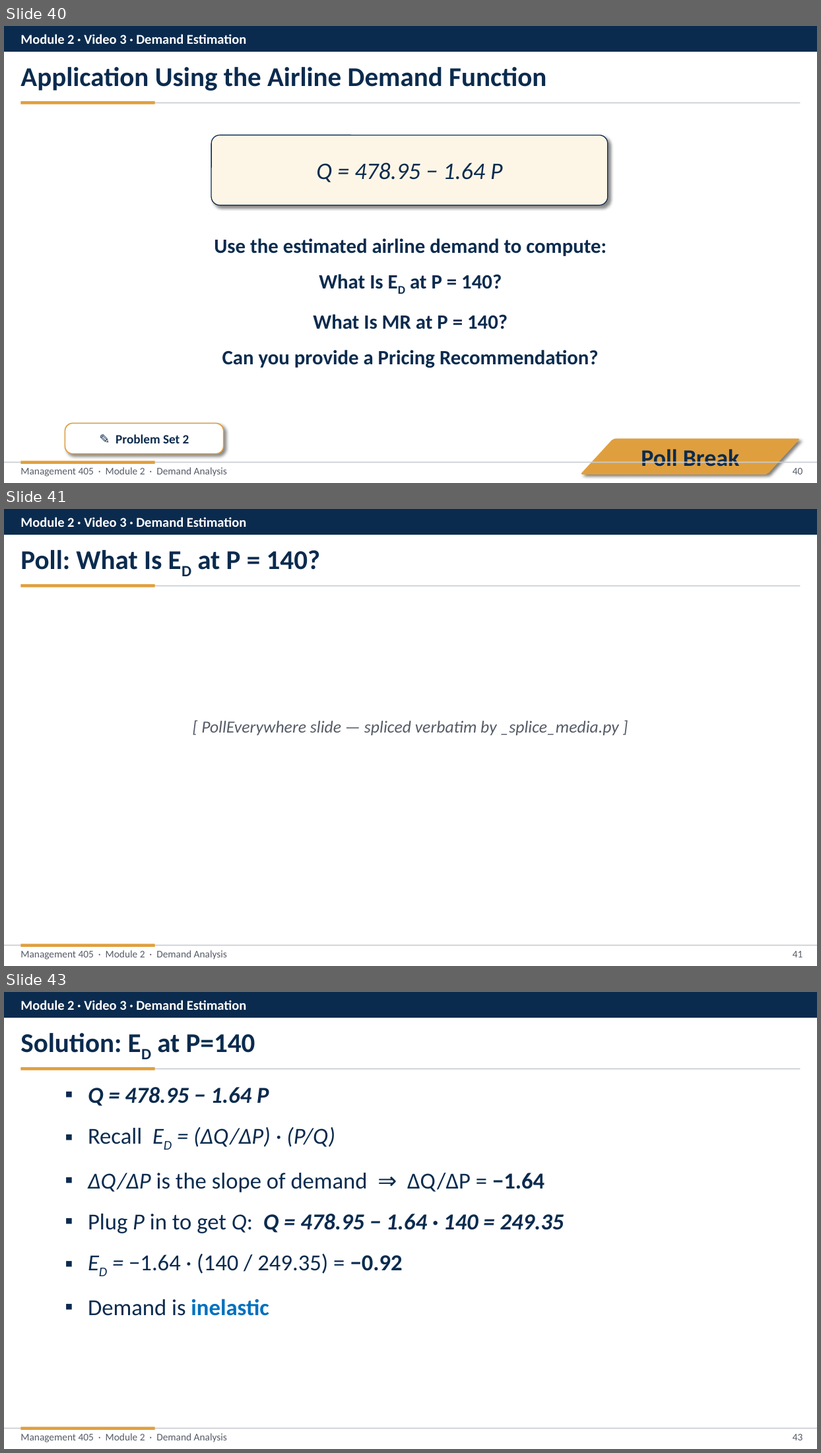
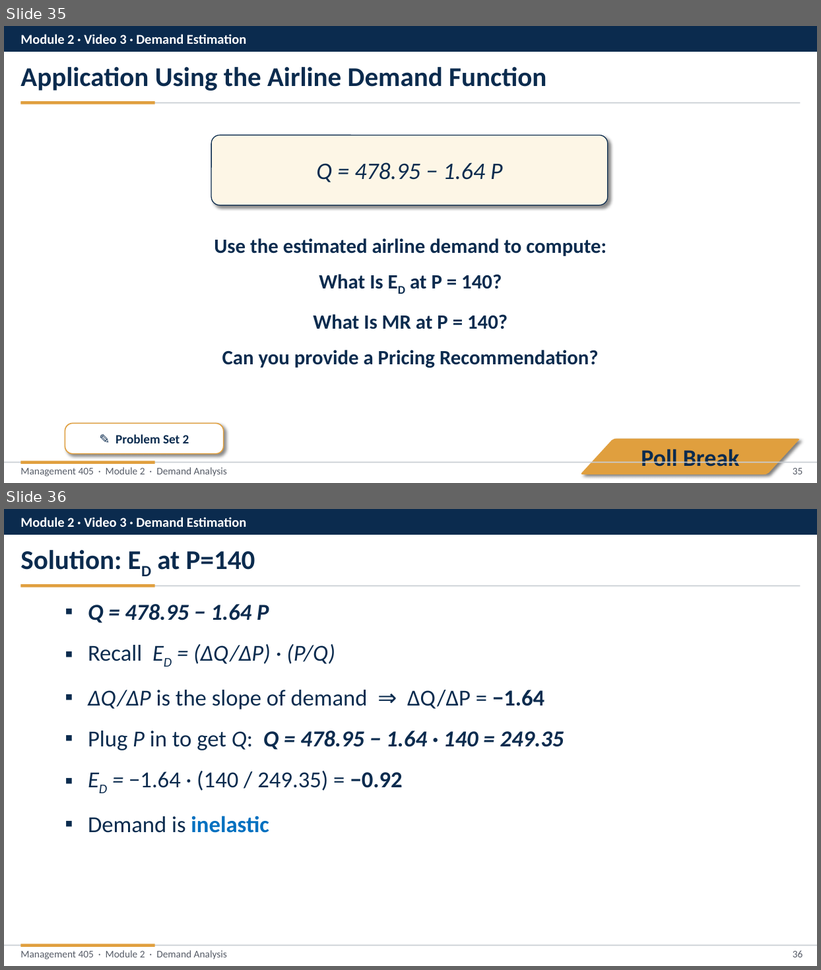
Before and after one commit to nvoigtla/Teaching, a slide deck: 405 Slide Revisions 2026/Module 2/Module 2 - Video Part Revised.pptx. Shown one above the other, each under a label of ours: slides 40, 41 and 43 before the commit, slides 35 and 36 after it; the slides between them are not shown. The pictures are 821x1453 and 821x970 pixels, drawn with LibreOffice and Linux fonts; fonts in the diff are those of the drawing. Boxes give left, top, right and bottom in pixels: in the first picture for what was removed or moved away, otherwise in the second. Text is boxed around its words. In the diff, an @@ line names an element or a change of style, - is before the commit and + after.

```diff
--- a/405 Slide Revisions 2026/Module 2/Module 2 - Video Part Revised.pptx
+++ b/405 Slide Revisions 2026/Module 2/Module 2 - Video Part Revised.pptx
@@ slide 41 removed at (4, 509, 817, 966), background #FFFFFF @@
@@ rectangle removed at (4, 509, 817, 535) @@
@@ text removed at (20, 517, 246, 527) @@
-Module 2 · Video 3 · Demand Estimation
@@ text removed at (20, 550, 320, 570) @@
-Poll: What Is ED at P = 140?
@@ rectangle removed at (21, 586, 801, 586) @@
@@ rectangle removed at (21, 585, 155, 588) @@
@@ text removed at (201, 721, 619, 735) @@
-[ PollEverywhere slide — spliced verbatim by _splice_media.py ]
@@ rectangle removed at (21, 944, 155, 947) @@
@@ rectangle removed at (4, 945, 817, 947) @@
@@ text removed at (20, 951, 227, 960) @@
-Management 405 · Module 2 · Demand Analysis
@@ page number removed at (793, 951, 803, 958) @@
-41
@@ what was slide 40 is now slide 35 @@
@@ page number at (793, 468, 803, 475): text changed @@
-40
+35
@@ what was slide 43 is now slide 36 @@
@@ page number at (793, 951, 803, 958): text changed @@
-43
+36
```
Also in this commit, not shown: 10 slides changed, 11 other slides removed, 22 other files.
